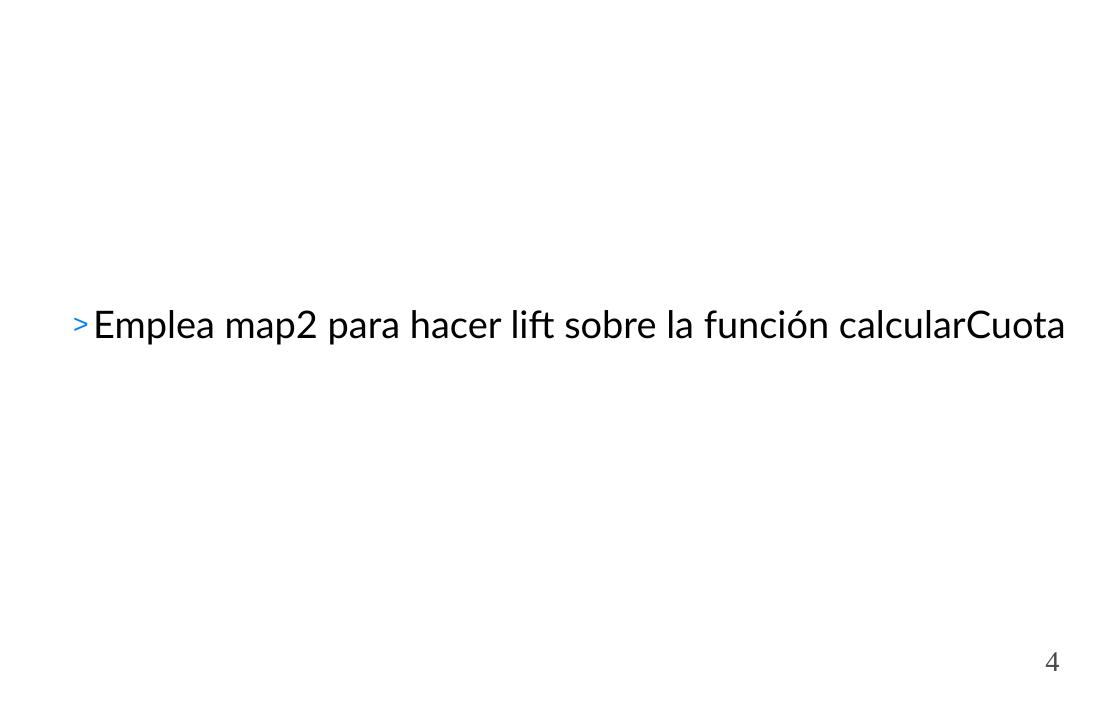
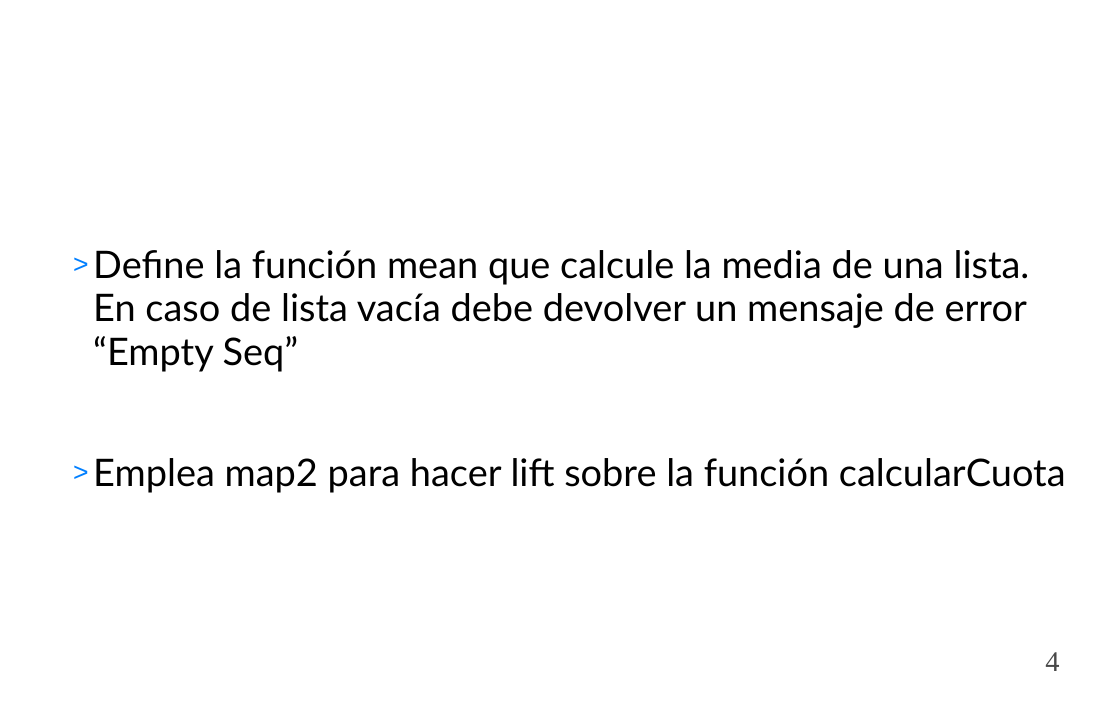
Before and after one commit to togacharls/cursoScala, a slide deck: slide 4 of guiones/ppt/9.Programación Funcional Scala.ppt. Drawn at 1120x706 pixels with LibreOffice and Linux fonts; fonts in the diff are those of the drawing; background and template pictures are left out. Boxes give left, top, right and bottom in pixels: in the first picture for what was removed or moved away, otherwise in the second. Text is boxed around its words. In the diff, an @@ line names an element or a change of style, - is before the commit and + after.

```diff
--- a/guiones/ppt/9.Programación Funcional Scala.ppt
+++ b/guiones/ppt/9.Programación Funcional Scala.ppt
@@ text at box(93, 250, 1030, 372): paragraph added @@
+> Define la función mean que calcule la media de una lista. En caso de lista vacía debe devolver un mensaje de error “Empty Seq”
```
Also in this commit, not shown: 2 other files.
